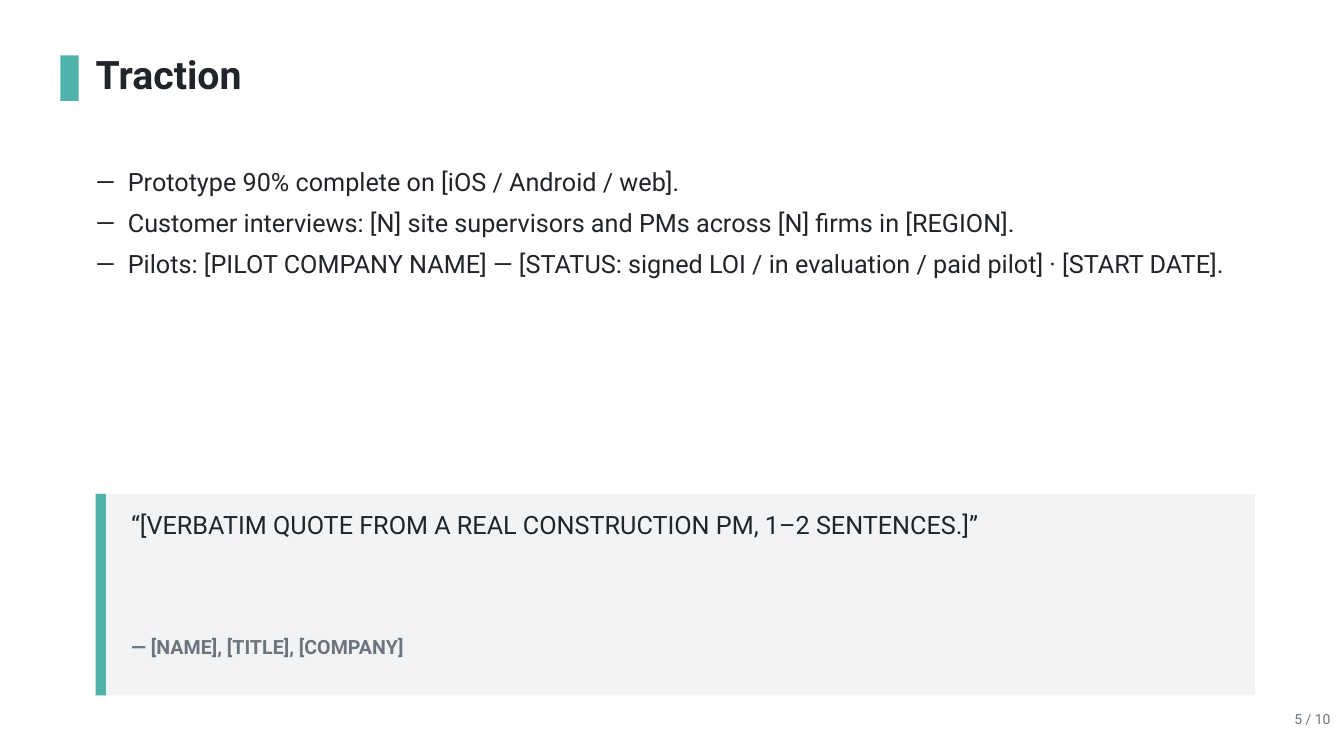
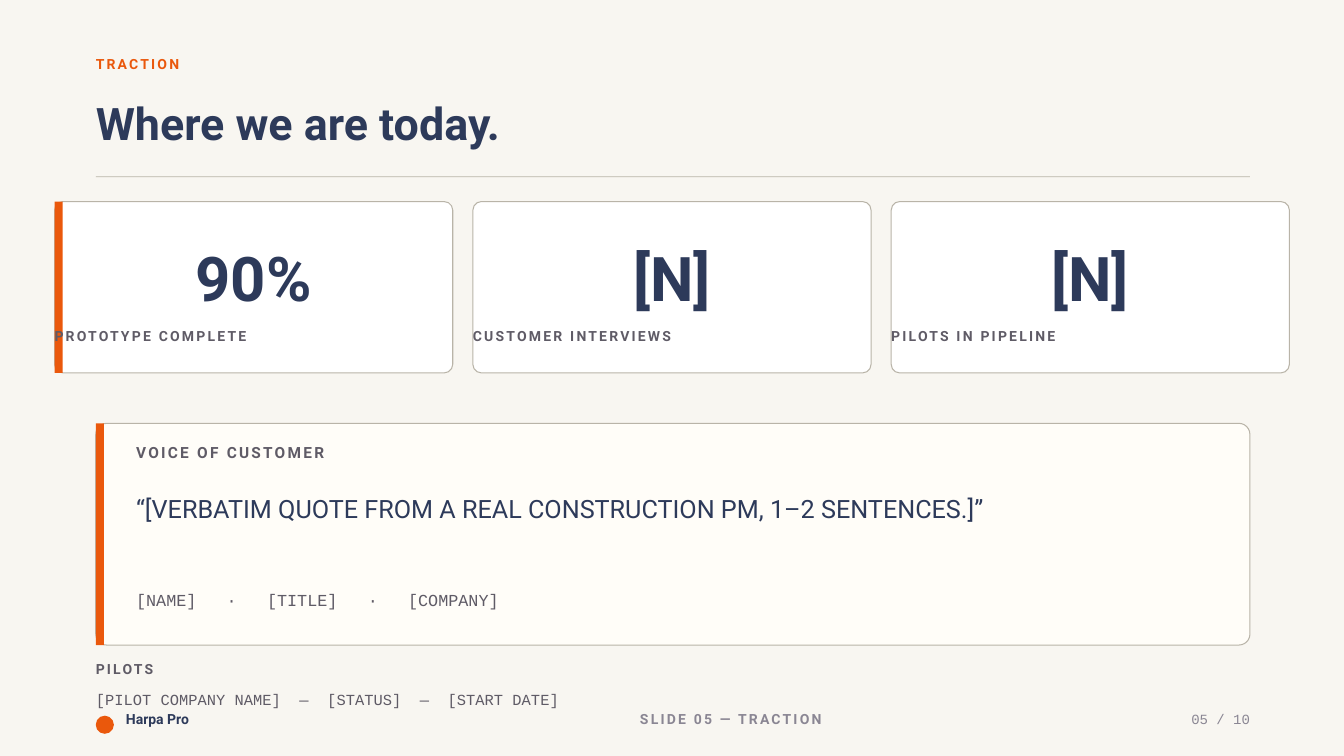
Before and after one commit to patrickchin/haru3-reports, a slide deck: slide 5 of docs/investor/Harpa-Pro-Deck-v2.pptx. Drawn at 1344x756 pixels with LibreOffice and Linux fonts; fonts in the diff are those of the drawing. Boxes give left, top, right and bottom in pixels: in the first picture for what was removed or moved away, otherwise in the second. Text is boxed around its words. In the diff, an @@ line names an element or a change of style, - is before the commit and + after.

Commit message:
docs(investor): restyle pitch deck v2 to match app design tokens
Replace stale teal/red/orange palette in build_deck.py with the mobile
app's design tokens from apps/mobile/lib/design-tokens/colors.ts: warm
paper background, softened navy primary, single saturated orange accent
reserved for one hero element per slide, warm-grey borders, and
uppercase letterspaced labels matching the app's text-label token.

```diff
--- a/docs/investor/Harpa-Pro-Deck-v2.pptx
+++ b/docs/investor/Harpa-Pro-Deck-v2.pptx
@@ rectangle added at (0,0,1344,756), fill #F8F6F1 @@
@@ rectangle removed at (60,55,79,101) @@
@@ text at (96,59,179,69): text changed; size 28 to 10 pt; text colour #212529 to #EA580C @@
-Traction
+TRACTION
@@ text added at (96,106,500,150), 32 pt, text #2D3A5A, bold @@
+Where we are today.
@@ rectangle: place and size @@
-rectangle at (96,494,1255,696)
+rectangle at (96,176,1250,177)
@@ rectangle at (96,176,1250,177): fill #F1F3F5 to #B9B4A8 @@
@@ text removed at (128,170,1224,279) @@
-— Prototype 90% complete on [iOS / Android / web].
-— Customer interviews: [N] site supervisors and PMs across [N] firms in [REGION].
-— Pilots: [PILOT COMPANY NAME] — [STATUS: signed LOI / in evaluation / paid pilot] · [START DATE].
@@ rounded rectangle added at (54,202,453,373), fill #FFFFFF, outline #B9B4A8 0.75 pt @@
@@ rectangle added at (54,202,63,373), fill #EA580C @@
@@ rounded rectangle added at (473,202,871,373), fill #FFFFFF, outline #B9B4A8 0.75 pt @@
@@ rounded rectangle added at (891,202,1290,373), fill #FFFFFF, outline #B9B4A8 0.75 pt @@
@@ text added at (196,256,312,302), 44 pt, text #2D3A5A, bold @@
+90%
@@ text added at (633,250,711,312), 44 pt, text #2D3A5A, bold @@
+[N]
@@ text added at (1051,250,1129,312), 44 pt, text #2D3A5A, bold @@
+[N]
@@ text added at (54,328,453,358), 10 pt, text #5F5B66, bold @@
+PROTOTYPE COMPLETE
@@ text added at (891,328,1290,358), 10 pt, text #5F5B66, bold @@
+PILOTS IN PIPELINE
@@ text added at (473,331,671,341), 10 pt, text #5F5B66, bold @@
+CUSTOMER INTERVIEWS
@@ rectangle: place and size @@
-rectangle at (96,494,106,696)
+rectangle at (96,423,104,645)
@@ rectangle at (96,423,104,645): fill #4FB3A9 to #EA580C @@
@@ rounded rectangle added at (96,423,1250,645), fill #FFFDF8, outline #B9B4A8 0.75 pt @@
@@ text added at (136,447,324,458), 11 pt, text #5F5B66, bold @@
+VOICE OF CUSTOMER
@@ text "“[VERBATIM QUOTE FROM A REAL ...": place and size @@
-text "“[VERBATIM QUOTE FROM A REAL ..." at (131,513,978,538)
+text "“[VERBATIM QUOTE FROM A REAL ..." at (136,497,983,522)
@@ text "“[VERBATIM QUOTE FROM A REAL ..." at (136,497,983,522): text colour #212529 to #2D3A5A; line spacing 1 to 1.3 @@
@@ text at (136,594,499,610): text changed; size 14 to 12 pt; font Roboto to Courier New; text colour #6C757D to #5F5B66; bold off @@
-— [NAME], [TITLE], [COMPANY]
+[NAME] · [TITLE] · [COMPANY]
@@ text added at (96,660,1250,691), 10 pt, text #5F5B66, bold @@
+PILOTS
@@ text added at (96,694,558,708), 11 pt, text #5F5B66 @@
+[PILOT COMPANY NAME] — [STATUS] — [START DATE]
@@ rounded rectangle added at (96,716,114,734), fill #EA580C @@
@@ text added at (126,714,189,727), 10 pt, text #2D3A5A, bold @@
+Harpa Pro
@@ text added at (640,714,821,724), 10 pt, text #8A8693, bold @@
+SLIDE 05 — TRACTION
@@ text at (1191,715,1250,724): text changed; font Roboto to Courier New; text colour #6C757D to #8A8693 @@
-5 / 10
+05 / 10
```
Also in this commit, not shown: 9 other slides changed, 1 other file.
